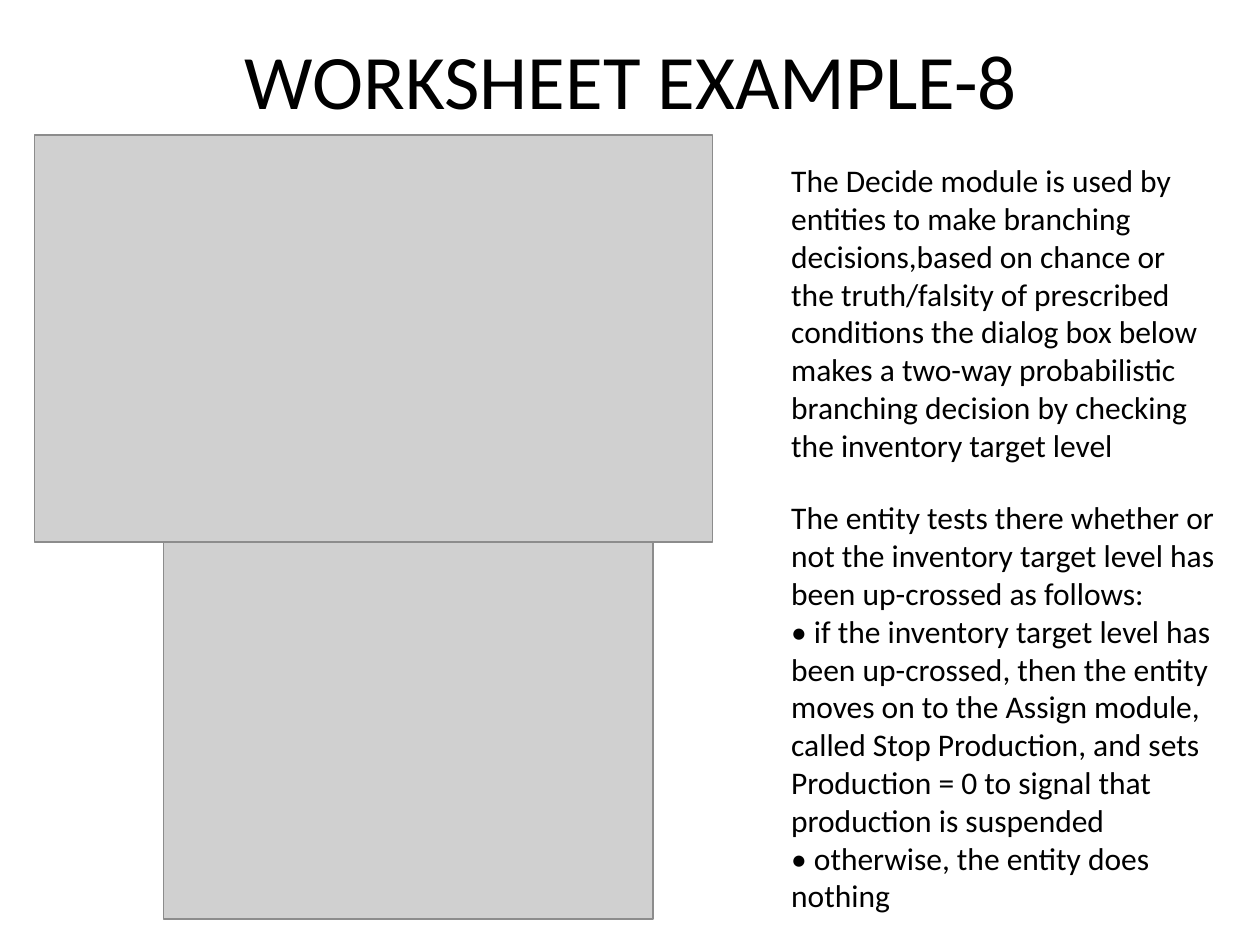
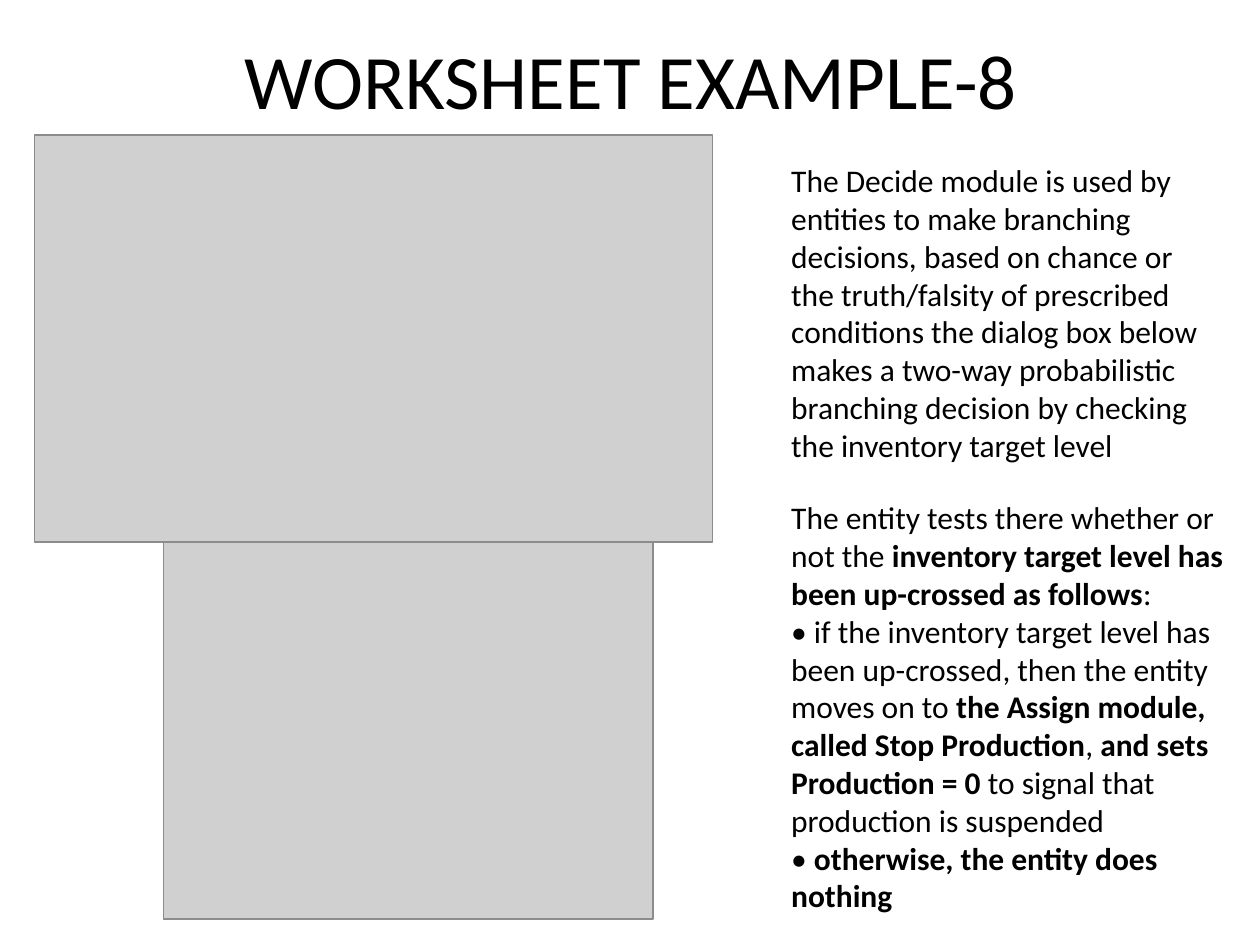
Before and after one commit to maeyler/Simulation, a slide deck: slide 109 of Simulation Works/QUESTIONS.pptx. Drawn at 1260x945 pixels with LibreOffice and Linux fonts; fonts in the diff are those of the drawing; grey boxes stand for pictures. Boxes give left, top, right and bottom in pixels: in the first picture for what was removed or moved away, otherwise in the second. Text is boxed around its words. In the diff, an @@ line names an element or a change of style, - is before the commit and + after.

Commit message:
works 9-11

```diff
--- a/Simulation Works/QUESTIONS.pptx
+++ b/Simulation Works/QUESTIONS.pptx
@@ text at (x1=791, y1=170, x2=1197, y2=463): spaces changed @@
-The Decide module is used by entities to make branching decisions,based on chance or the truth/falsity of prescribed conditions the dialog box below makes a two-way probabilistic branching decision by checking the inventory target level
+The Decide module is used by entities to make branching decisions, based on chance or the truth/falsity of prescribed conditions the dialog box below makes a two-way probabilistic branching decision by checking the inventory target level
@@ text "The entity tests there whether ..." at (x1=791, y1=507, x2=1223, y2=913): bold on in "inventory target level has been up-crossed as ...", "the Assign module, called Stop Production, and ...", "otherwise, the entity does nothing" @@
```
Also in this commit, not shown: 9 other slides changed, 14 slides added, 3 other files.
